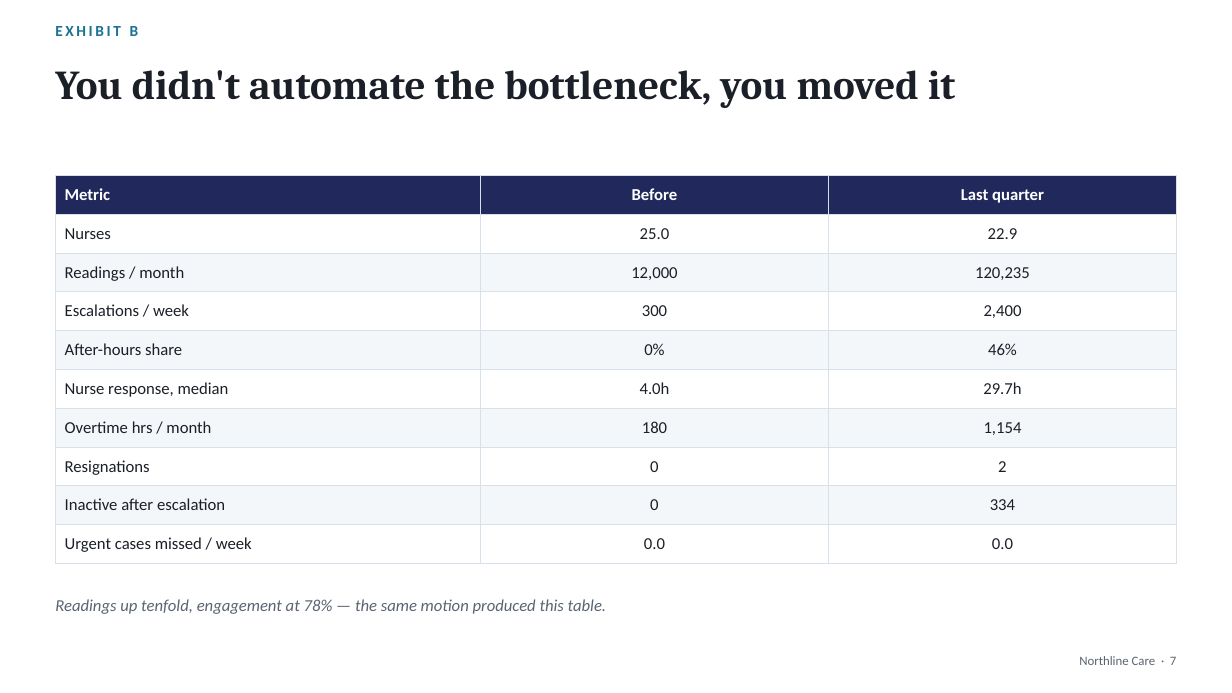
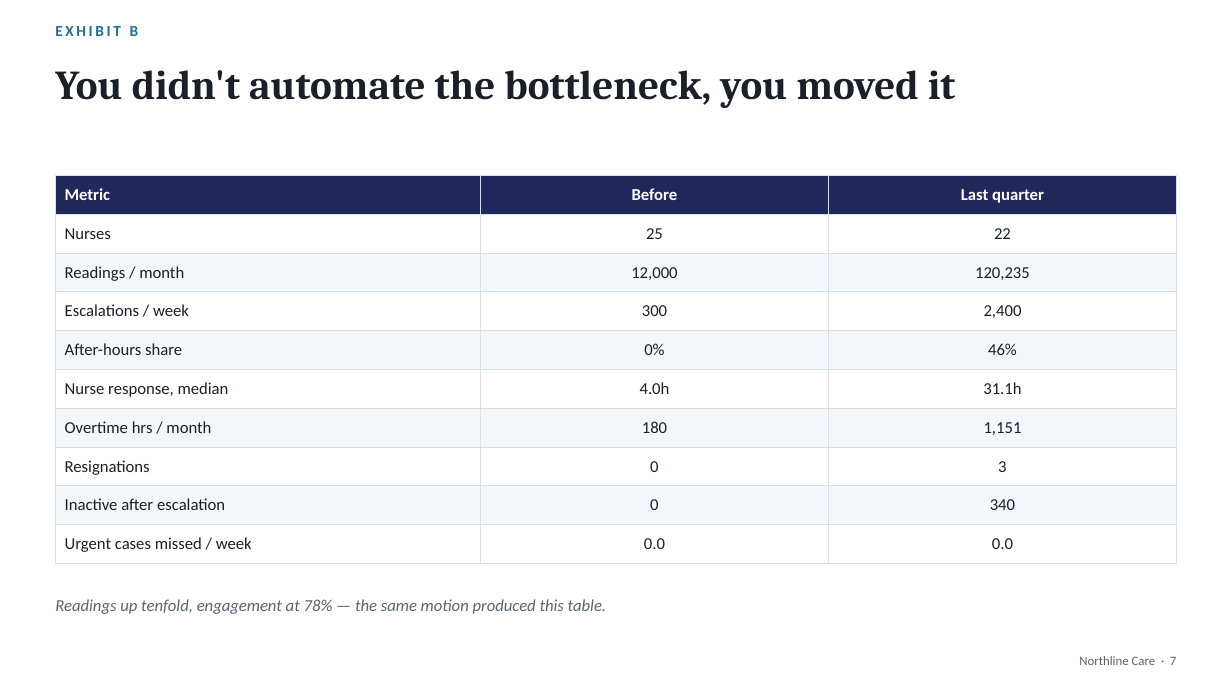
Before and after one commit to anthonymorrisjohnson/northline-course, a slide deck: slide 7 of slides/deck.pptx. Drawn at 1232x693 pixels with LibreOffice and Linux fonts; fonts in the diff are those of the drawing. Boxes give left, top, right and bottom in pixels: in the first picture for what was removed or moved away, otherwise in the second. Text is boxed around its words. In the diff, an @@ line names an element or a change of style, - is before the commit and + after.

```diff
--- a/slides/deck.pptx
+++ b/slides/deck.pptx
@@ table at [55, 176, 1177, 556] @@
-row 2, column 2: 25.0
+row 2, column 2: 25
-row 2, column 3: 22.9
+row 2, column 3: 22
-row 6, column 3: 29.7h
+row 6, column 3: 31.1h
-row 7, column 3: 1,154
+row 7, column 3: 1,151
-row 8, column 3: 2
+row 8, column 3: 3
-row 9, column 3: 334
+row 9, column 3: 340
```
Also in this commit, not shown: 2 other slides changed, 7 other files.
